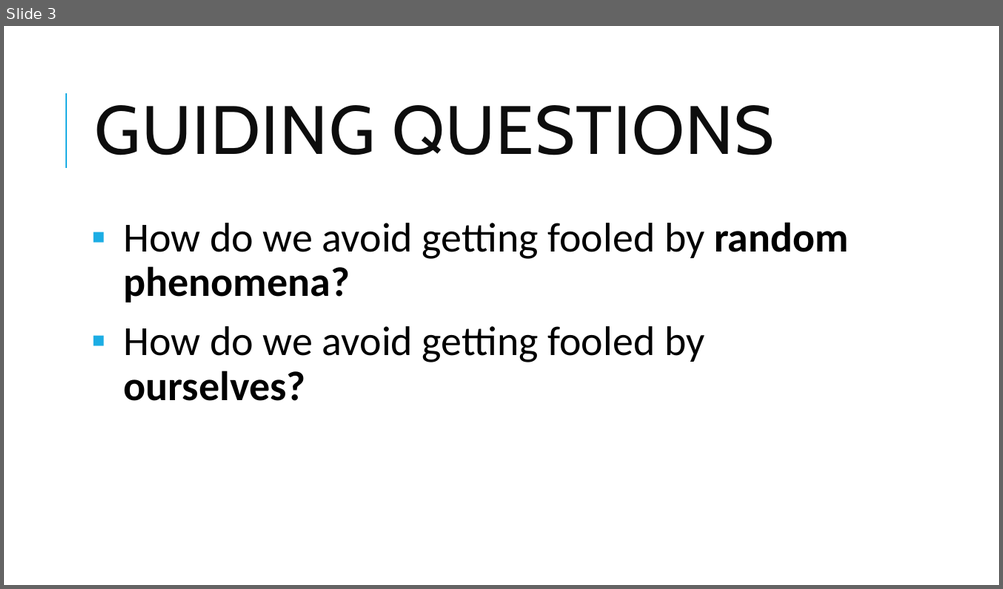
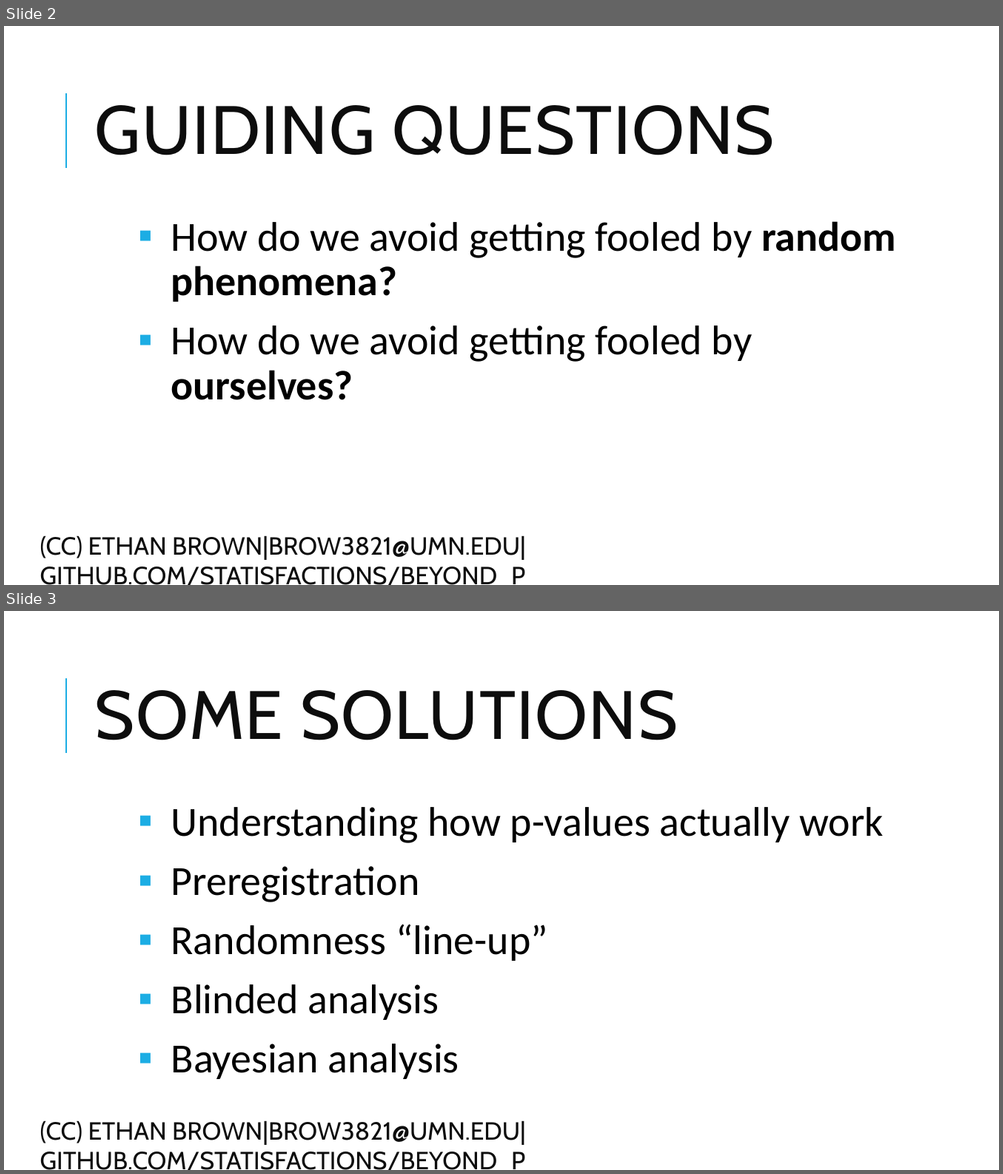
Before and after one commit to statisfactions/beyond_p, a slide deck: Beyond the P-Value.pptx. Shown one above the other, each under a label of ours: slide 3 before the commit, slides 2 and 3 after it. The pictures are 1003x589 and 1003x1174 pixels, drawn with LibreOffice and Linux fonts; fonts in the diff are those of the drawing. Boxes give left, top, right and bottom in pixels: in the first picture for what was removed or moved away, otherwise in the second. Text is boxed around its words. In the diff, an @@ line names an element or a change of style, - is before the commit and + after.

```diff
--- a/Beyond the P-Value.pptx
+++ b/Beyond the P-Value.pptx
@@ slide 3 added at [4,611,999,1170], background #FFFFFF; not listed: 1 template element that a slide beside it also shows @@
@@ title added at [95,690,677,741], 66 pt, text #0D0D0D @@
+SOME SOLUTIONS
@@ text added at [171,807,883,1079], 40 pt, text #000000 @@
+▪ Understanding how p-values actually work
+▪ Preregistration
+▪ Randomness “line-up”
+▪ Blinded analysis
+▪ Bayesian analysis
@@ text added at [40,1121,526,1170], 24 pt, text #0D0D0D @@
+(CC) ETHAN BROWN|BROW3821@UMN.EDU|GITHUB.COM/STATISFACTIONS/BEYOND_P
@@ what was slide 3 is now slide 2 @@
@@ slide 2 changed as well @@
@@ text "How do we avoid getting ...": place and size @@
-text "How do we avoid getting ..." at [124,222,848,401]
+text "How do we avoid getting ..." at [171,221,896,400]
@@ text added at [40,536,526,585], 24 pt, text #0D0D0D @@
+(CC) ETHAN BROWN|BROW3821@UMN.EDU|GITHUB.COM/STATISFACTIONS/BEYOND_P
```
Also in this commit, not shown: 11 other slides changed, 15 other slides added, 2 slides removed, 7 other files.
